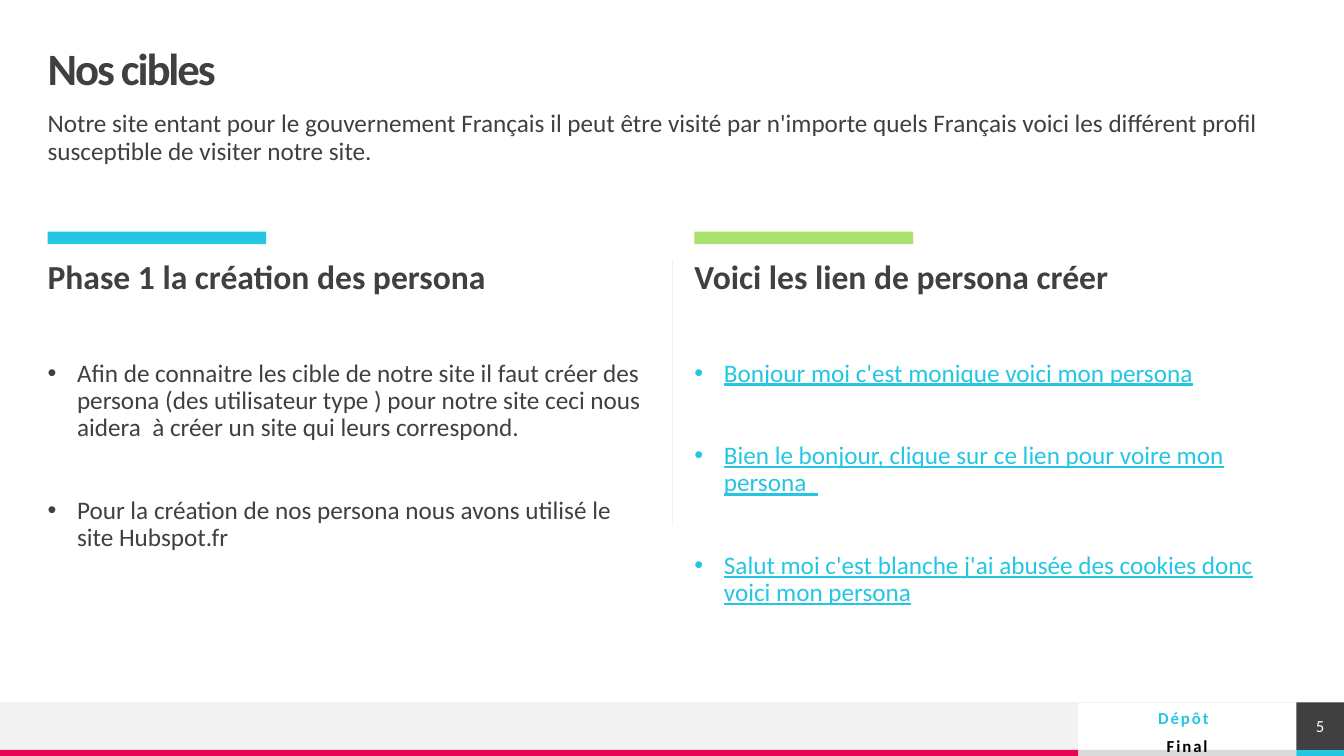
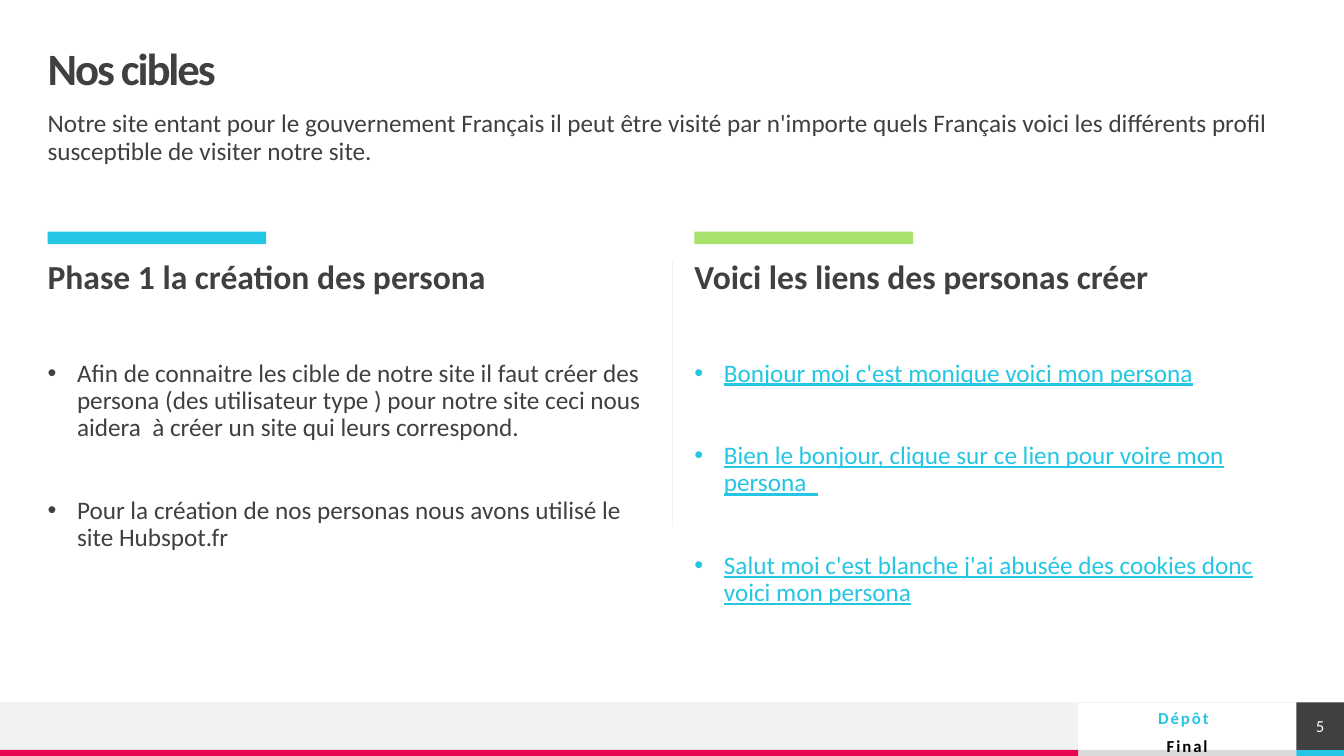
Before and after one commit to clementfert/covid, a slide deck: slide 5 of presentation_final/Présentation_finale.pptx. Drawn at 1344x756 pixels with LibreOffice and Linux fonts; fonts in the diff are those of the drawing. Boxes give left, top, right and bottom in pixels: in the first picture for what was removed or moved away, otherwise in the second. Text is boxed around its words. In the diff, an @@ line names an element or a change of style, - is before the commit and + after.

```diff
--- a/presentation_final/Présentation_finale.pptx
+++ b/presentation_final/Présentation_finale.pptx
@@ text at (48,114,1266,164): text changed @@
-Notre site entant pour le gouvernement Français il peut être visité par n'importe quels Français voici les différent profil susceptible de visiter notre site.
+Notre site entant pour le gouvernement Français il peut être visité par n'importe quels Français voici les différents profil susceptible de visiter notre site.
@@ text at (694,265,1148,295): text changed @@
-Voici les lien de persona créer
+Voici les liens des personas créer
@@ text at (77,501,620,550): text changed @@
-• Pour la création de nos persona nous avons utilisé le site Hubspot.fr
+• Pour la création de nos personas nous avons utilisé le site Hubspot.fr
```
Also in this commit, not shown: 7 other slides changed, 3 other files.
